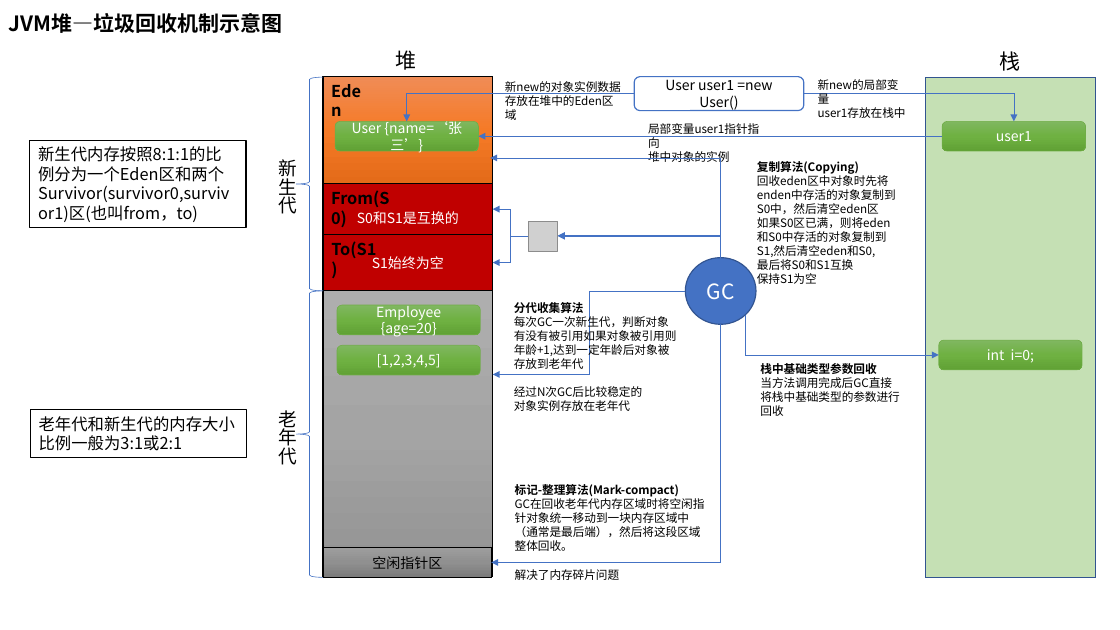
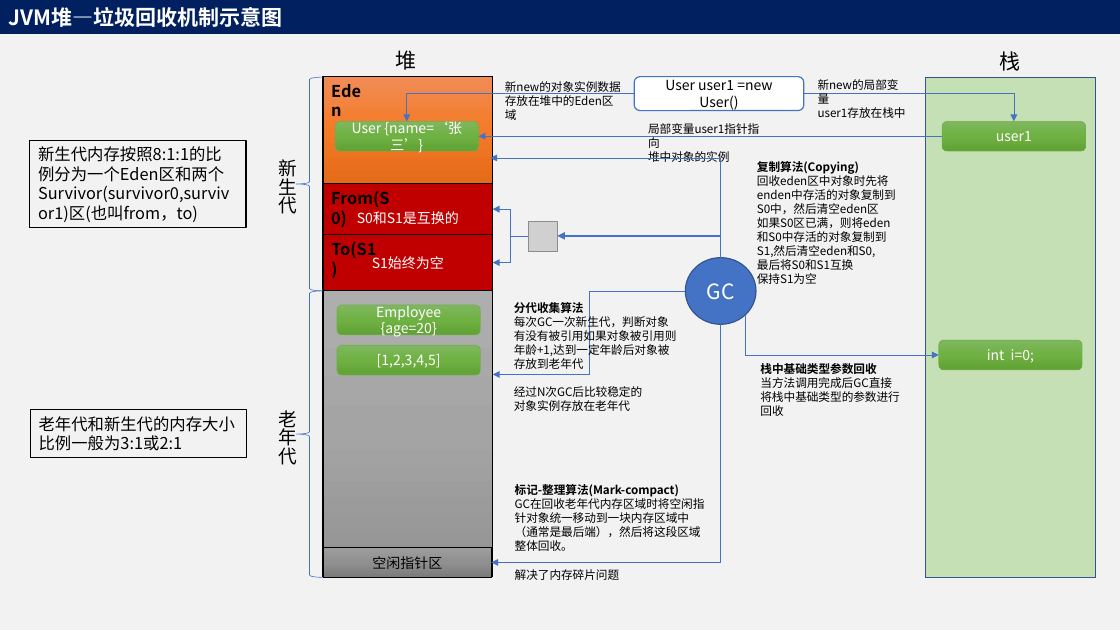
Before and after one commit to adwyxx/Node, a slide deck: slide 6 of Java.pptx. Drawn at 1120x630 pixels with LibreOffice and Linux fonts; fonts in the diff are those of the drawing; grey boxes stand for pictures. Boxes give left, top, right and bottom in pixels: in the first picture for what was removed or moved away, otherwise in the second. Text is boxed around its words. In the diff, an @@ line names an element or a change of style, - is before the commit and + after.

```diff
--- a/Java.pptx
+++ b/Java.pptx
@@ background #FFFFFF to #F2F2F2 @@
@@ rectangle "JVM堆—垃圾回收机制示意图": place and size @@
-rectangle "JVM堆—垃圾回收机制示意图" at <box>8,13,282,33</box>
+rectangle "JVM堆—垃圾回收机制示意图" at <box>0,0,1120,34</box>
@@ rectangle "JVM堆—垃圾回收机制示意图" at <box>0,0,1120,34</box>: text colour #000000 to #FFFFFF; fill none to #002060 @@
```
Also in this commit, not shown: 5 other slides changed, 3 slides added, 2 other files.
